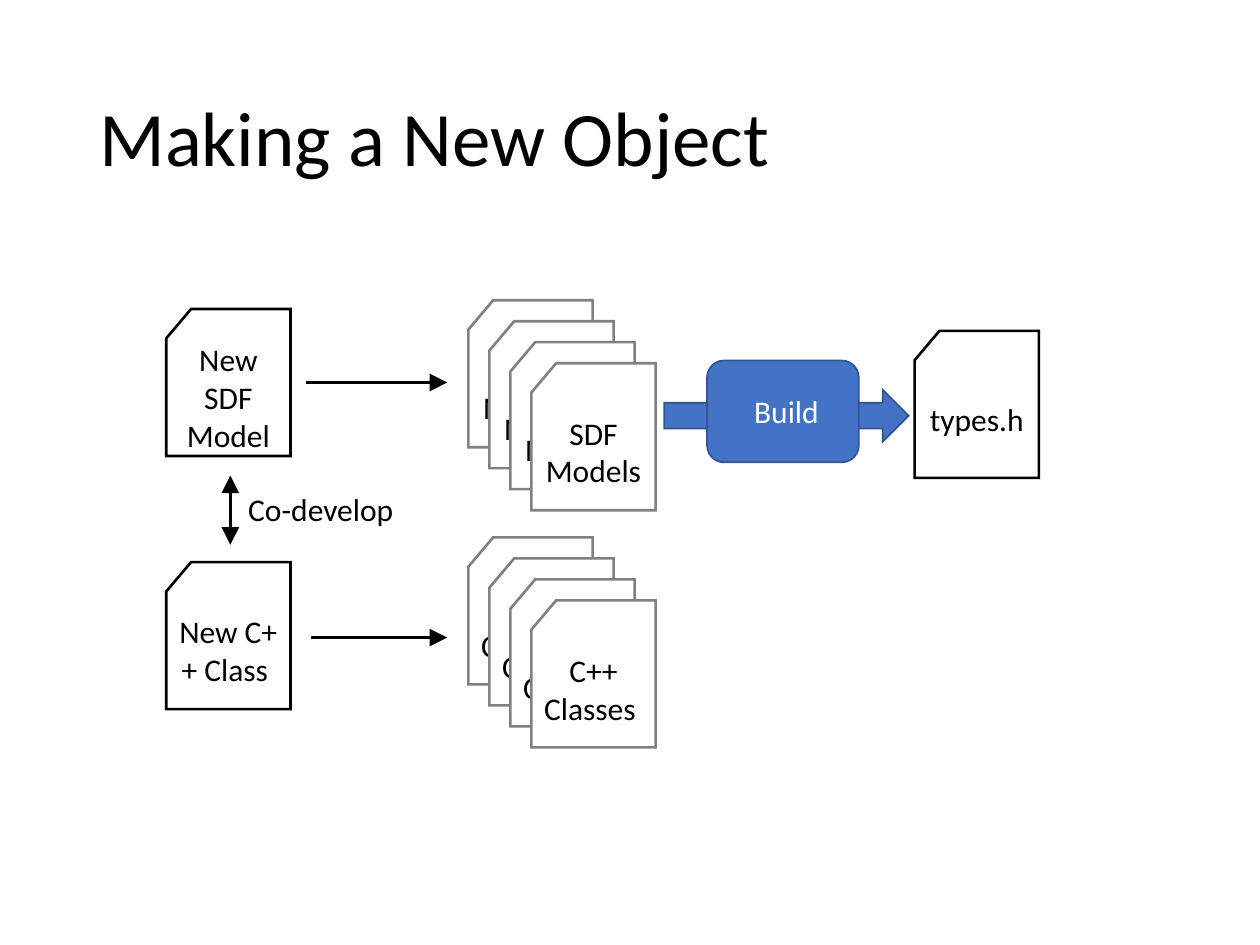
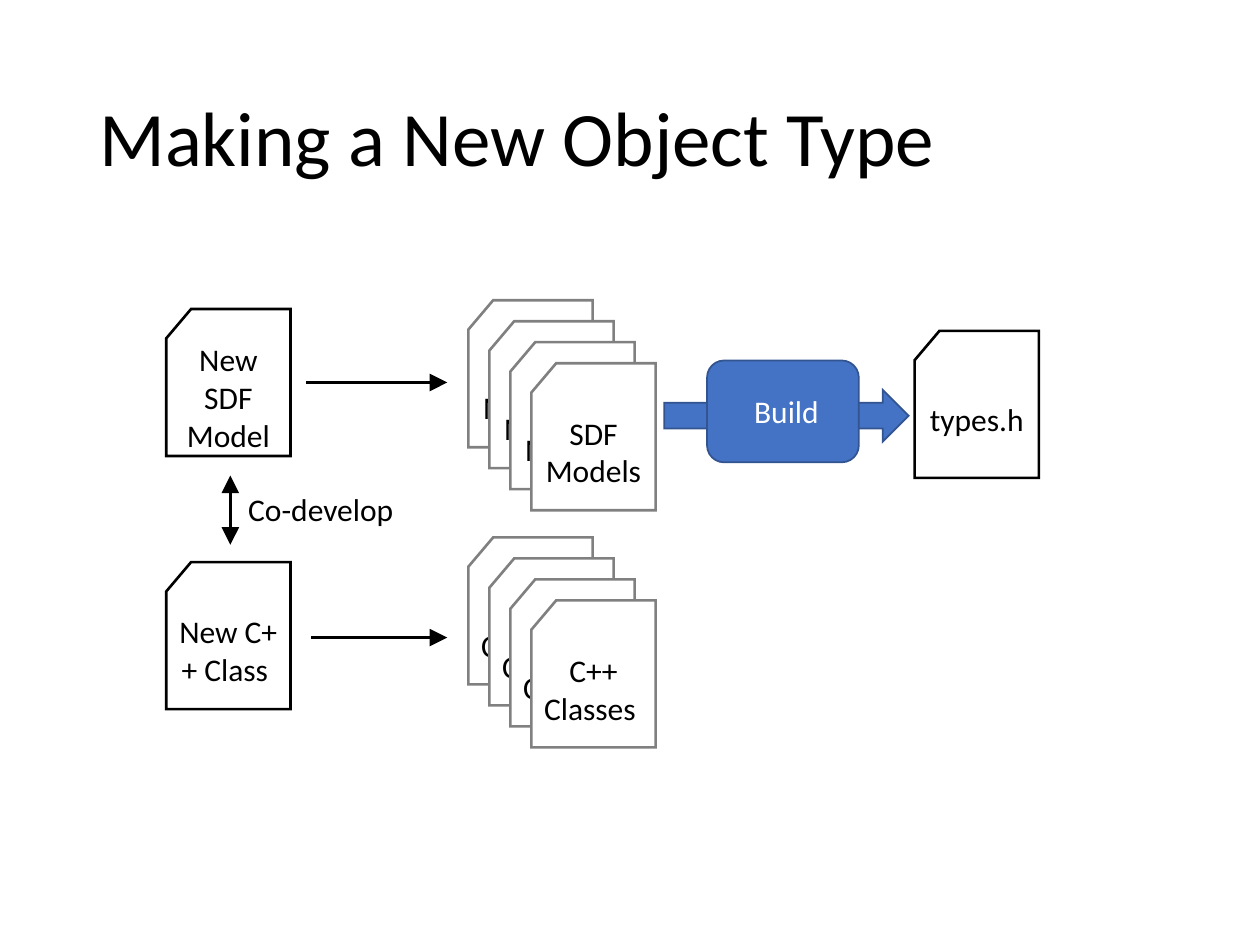
Before and after one commit to mjkoster/ObjectFlow, a slide deck: slide 14 of Documents/ObjectFlow.pptx. Drawn at 1260x945 pixels with LibreOffice and Linux fonts; fonts in the diff are those of the drawing. Boxes give left, top, right and bottom in pixels: in the first picture for what was removed or moved away, otherwise in the second. Text is boxed around its words. In the diff, an @@ line names an element or a change of style, - is before the commit and + after.

```diff
--- a/Documents/ObjectFlow.pptx
+++ b/Documents/ObjectFlow.pptx
@@ title at <box>99,112,934,180</box>: text changed @@
-Making a New Object
+Making a New Object Type
```
Also in this commit, not shown: 4 other slides changed, 1 other file.
